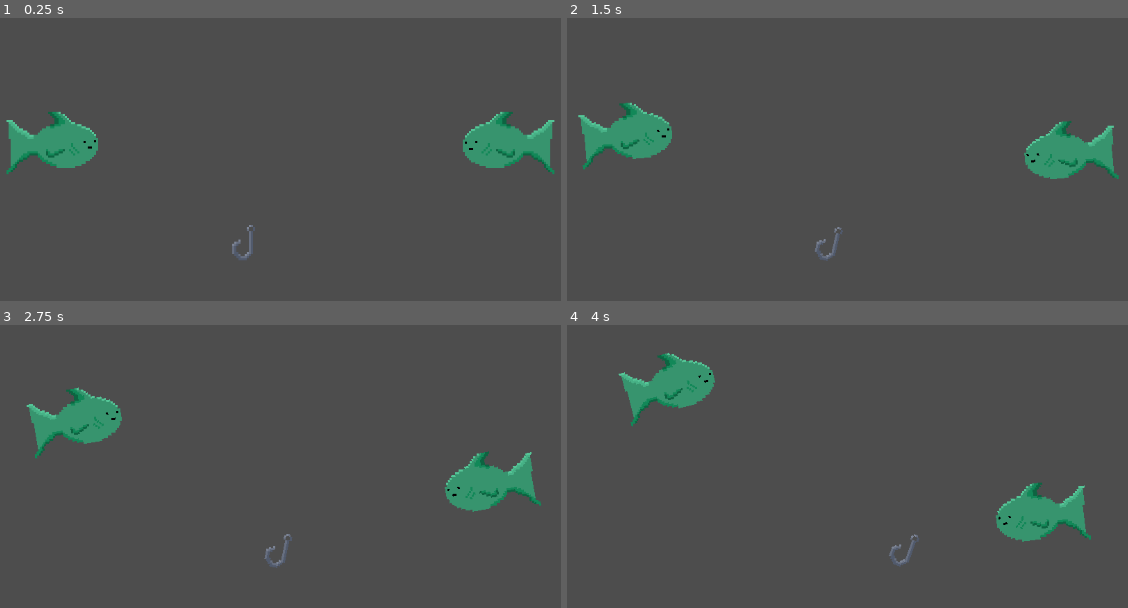
Above: before the commit, frames 1-4 (two rows, left to right).
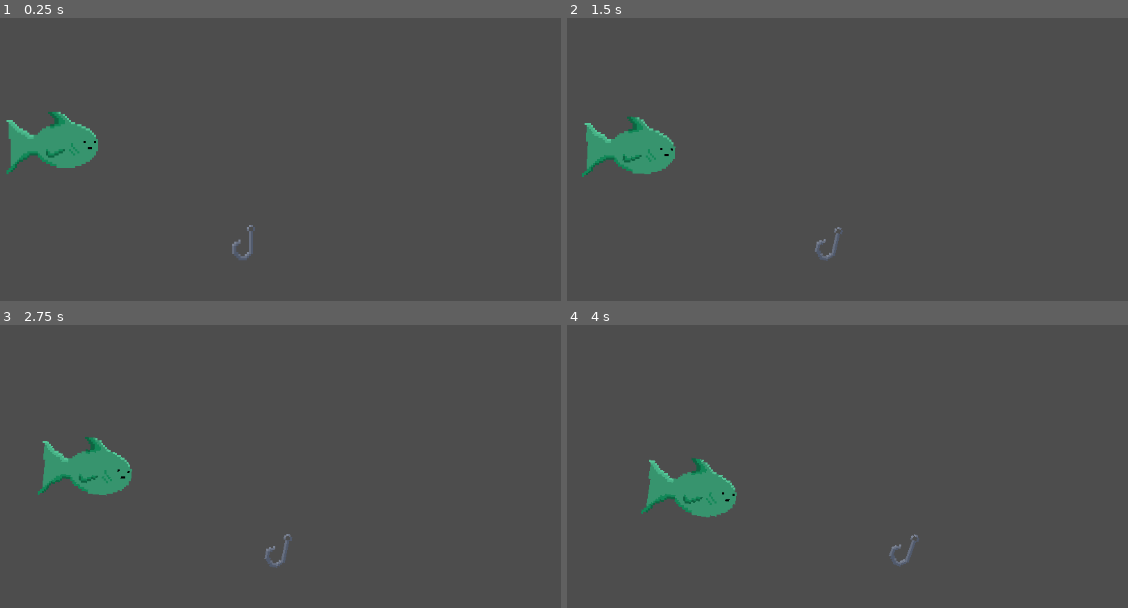
Above: after the commit, the same moments.

Repository: jem557/wizard-fishing
Game: Godot game, scene res://Main.tscn
Two runs of this game, one before a commit and one after it. Both use one fixed random seed, a clock stepped at 60 frames per second and the inputs below.
Inputs (mouse positions are in pixels of both pictures, inside the frame that each line leads up to):
- Up to frame 1 (0.25 s): no input
- Up to frame 2 (1.5 s): move the mouse to (987, 221) at 0.52 s; hold D (right) 0.53-1.28 s; right-click (987, 221) at 0.6 s; move the mouse to (651, 264) at 1.27 s; hold A (left) from 1.28 s (still down); click (651, 264) at 1.35 s
- Up to frame 3 (2.75 s): right-click (84, 571) at 1.55 s; move the mouse to (325, 452) at 2.02 s; release A (left) at 2.03 s; hold D (right) from 2.03 s (still down); right-click (325, 452) at 2.1 s
- Up to frame 4 (4 s): move the mouse to (outside the picture) at 2.77 s; tap Ctrl (lower) at 2.85 s; right-click (outside the picture) at 3.05 s; move the mouse to (outside the picture) at 3.52 s; release D (right) at 3.53 s; hold A (left) from 3.53 s (still down); hold Space (reel) from 3.53 s (still down); right-click (outside the picture) at 3.8 s

The runs differ from the first frame. In frame 1, 2.1% of the frame differs, in the area x 15-99%, y 33-56%; in frame 2, 4.2%; in frame 3, 6.4%; in frame 4, 6.4%, in the area x 9-94%, y 9-77%.

Commit message:
Fish Hook behavior

Diff:
--- a/Main.tscn
+++ b/Main.tscn
@@ -23,7 +23,6 @@
 position = Vector2(0, -98)
 collision_layer = 2
 collision_mask = 2
-monitoring = false
 script = ExtResource("1_cm0pq")
 
 [node name="CollisionShape2D" type="CollisionShape2D" parent="Area2D" unique_id=713691364]
@@ -64,7 +63,4 @@
 [node name="Carp" parent="." unique_id=105487856 instance=ExtResource("4_cm0pq")]
 position = Vector2(-88, -47)
 
-[node name="Carp2" parent="." unique_id=1836916084 instance=ExtResource("4_cm0pq")]
-position = Vector2(123, -47)
-
 [connection signal="body_entered" from="Area2D" to="Area2D" method="_on_body_entered"]
--- a/Scenes/StandardHook.tscn
+++ b/Scenes/StandardHook.tscn
@@ -13,7 +13,7 @@
 
 [sub_resource type="Resource" id="Resource_gbpf2"]
 script = ExtResource("2_lh3rt")
-strength = 3
+strength = 10
 metadata/_custom_type_script = "uid://cyov3gumm7hoj"
 
 [sub_resource type="SpriteFrames" id="SpriteFrames_lh3rt"]
--- a/Scripts/Components/AnimationComponent.gd
+++ b/Scripts/Components/AnimationComponent.gd
@@ -1,10 +1,14 @@
 extends AnimatedSprite2D
 class_name AnimationComponent
 
-var body
+var body : CharacterBody2D
 
 func initialize(pbody):
 	body = pbody
+
+func reset_flip():
+	flip_h = false
+	offset.x = 0
 
 func flip() -> void:
 	if body:
@@ -12,3 +16,24 @@
 			flip_h = false
 		elif body.velocity.x < 0:
 			flip_h = true
+
+func attached_flip(attached_body, AP):
+	if body:
+		if AP.position.x > 0:
+			if attached_body.get_real_velocity().x  > 0:
+				print("1")
+				flip_h = false
+				offset.x = 0
+			elif attached_body.get_real_velocity().x < 0:
+				print("2")
+				flip_h = true
+				offset.x = AP.position.x * 2
+		elif AP.position.x < 0:
+			if attached_body.get_real_velocity().x < 0:
+				print("3")
+				flip_h = true
+				offset.x = 0
+			elif attached_body.get_real_velocity().x >   0:
+				print("4")
+				flip_h = false
+				offset.x = AP.position.x * 2
--- a/Scripts/Components/MovementComponent.gd
+++ b/Scripts/Components/MovementComponent.gd
@@ -33,6 +33,16 @@
 		body.velocity = body.velocity.move_toward(move_dir * speed, deceleration * delta)
 	body.move_and_slide()
 
+func hooked_move(p_str, h_str, _hook, delta) -> void:
+	if body == null:
+		return
+	var fish_force = move_dir * speed * p_str
+	var hook_force = _hook.velocity * h_str
+	var total_force = fish_force + hook_force
+	var target_velocity = total_force / (p_str + h_str)
+	body.velocity = body.velocity.move_toward(target_velocity, delta * (p_str + h_str))
+	body.move_and_slide()
+
 func _rotateX(delta, tracked_body) -> void:
 	if body:
 		rotation_angle_rad = deg_to_rad(x_max_rotation_angle)
@@ -41,11 +51,11 @@
 		angular_velocity = lerpf(angular_velocity, error * x_lerp_stiffness, x_lerp_dampening * delta)
 		body.rotation += angular_velocity * delta
 
-func _rotateY(delta) -> void:
+func _rotateY(delta, tracked_body) -> void:
 	if body:
 		rotation_angle_rad = deg_to_rad(y_max_rotation_angle)
-		var direction = signf(body.velocity.x)
-		var target_rotation = rotation_offset + clampf(body.velocity.y / speed, -1, 1) * rotation_angle_rad * direction
+		var direction = signf(tracked_body.velocity.x)
+		var target_rotation = rotation_offset + clampf(tracked_body.velocity.y / speed, -1, 1) * rotation_angle_rad * direction
 		var error = target_rotation - body.rotation
 		angular_velocity = lerpf(angular_velocity, error * y_lerp_stiffness, y_lerp_dampening * delta)
 		body.rotation += angular_velocity * delta
--- a/Scripts/Components/StaminaComponent.gd
+++ b/Scripts/Components/StaminaComponent.gd
@@ -24,10 +24,8 @@
 func rest(delta):
 	if stamina < max_stamina:
 		stamina += stamina_regen * delta
-		print("resting: ", stamina)
 	else:
 		return
 
 func drain(delta):
 	stamina -= stamina_regen * delta
-	print("draining: ",stamina)
--- a/Scripts/States/Fish States/Fish Wander.gd
+++ b/Scripts/States/Fish States/Fish Wander.gd
@@ -19,7 +19,7 @@
 				detection.flip()
 				animation.flip()
 				movement.move(_delta)
-				movement._rotateY(_delta)
+				movement._rotateY(_delta, c_body)
 			else:
 				Transitioned.emit(self, "FishIdle")
 	else:
--- a/Scripts/States/Fish States/FishFight.gd
+++ b/Scripts/States/Fish States/FishFight.gd
@@ -15,23 +15,26 @@
 	detection._toggle_hook_area("area_" + AP.name, false)
 	movement.rotation_offset = 0
 	c_body.attached = true
-	movement.speed = 100
-	movement.acceleration = 20
 
 func Physics_Update(_delta: float):
-	movement.move_dir = behavior.move_dir
-	if stamina.stamina > 0  and not resting and health._str > h_body.stats.strength:
-		h_body.attachment_component._lock_position(H_AP, AP)
-		behavior._roam()
-		movement._rotateY(_delta)
-		movement.move(_delta)
-		animation.flip()
-		stamina.drain(_delta)
-	elif stamina.stamina <= 0:
-		resting = true
-	if resting:
-		c_body.attachment_component._lock_position(AP, H_AP)
-		movement._rotateY(_delta)
-		stamina.rest(_delta)
-		if stamina.stamina >= stamina.max_stamina:
-			resting = false
+	if not health.dead:
+		movement.move_dir = behavior.move_dir
+		if stamina.stamina > 0  and not resting and health._str > h_body.stats.strength:
+			behavior._roam()
+			movement._rotateY(_delta, c_body)
+			movement.hooked_move(health._str, h_body.stats.strength, h_body,_delta)
+			animation.attached_flip(c_body ,AP)
+			stamina.drain(_delta)
+			h_body.attachment_component._lock_position(H_AP, AP)
+		elif stamina.stamina <= 0:
+			resting = true
+		if resting || health._str < h_body.stats.strength:
+			animation.attached_flip(h_body ,AP)
+			c_body.attachment_component._lock_position(AP, H_AP)
+			movement._rotateY(_delta,h_body)
+			stamina.rest(_delta)
+			if stamina.stamina >= stamina.max_stamina:
+				resting = false
+	else:
+		animation.reset_flip()
+		Transitioned.emit(self, "FishDead")
--- a/Scripts/States/Fish States/FishIdle.gd
+++ b/Scripts/States/Fish States/FishIdle.gd
@@ -16,7 +16,7 @@
 		else:
 			if seconds > 0:
 				movement.move(_delta)
-				movement._rotateY(_delta)
+				movement._rotateY(_delta, c_body)
 			else:
 				Transitioned.emit(self, "FishWander")
 	else:
Not shown, added: Scenes/Carp.tscn1040736755.tmp
